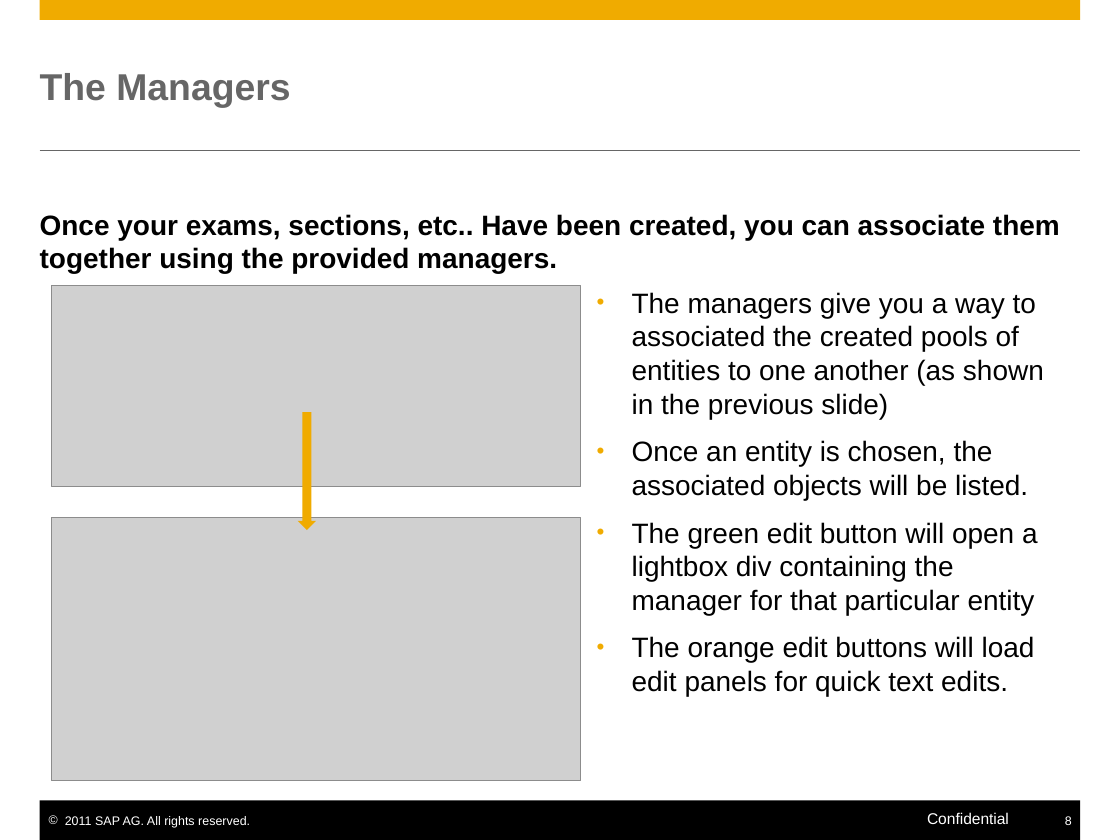
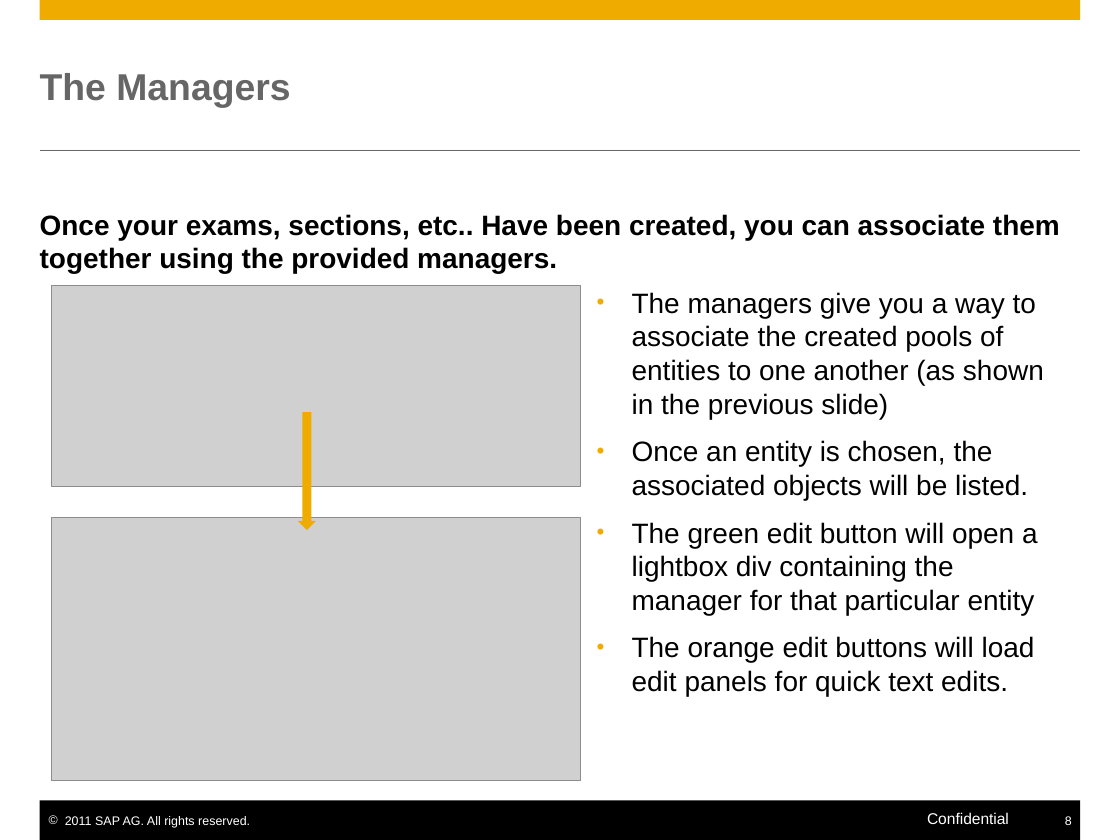
Before and after one commit to evanlouie/EXAM_system, a slide deck: slide 8 of The Exam System - User Guide.pptx. Drawn at 1120x840 pixels with LibreOffice and Linux fonts; fonts in the diff are those of the drawing; grey boxes stand for pictures. Boxes give left, top, right and bottom in pixels: in the first picture for what was removed or moved away, otherwise in the second. Text is boxed around its words. In the diff, an @@ line names an element or a change of style, - is before the commit and + after.

Commit message:
User Guide Update

```diff
--- a/The Exam System - User Guide.pptx
+++ b/The Exam System - User Guide.pptx
@@ text at [632,292,1044,419]: text changed @@
-• The managers give you a way to associated the created pools of entities to one another (as shown in the previous slide)
+• The managers give you a way to associate the created pools of entities to one another (as shown in the previous slide)
```
